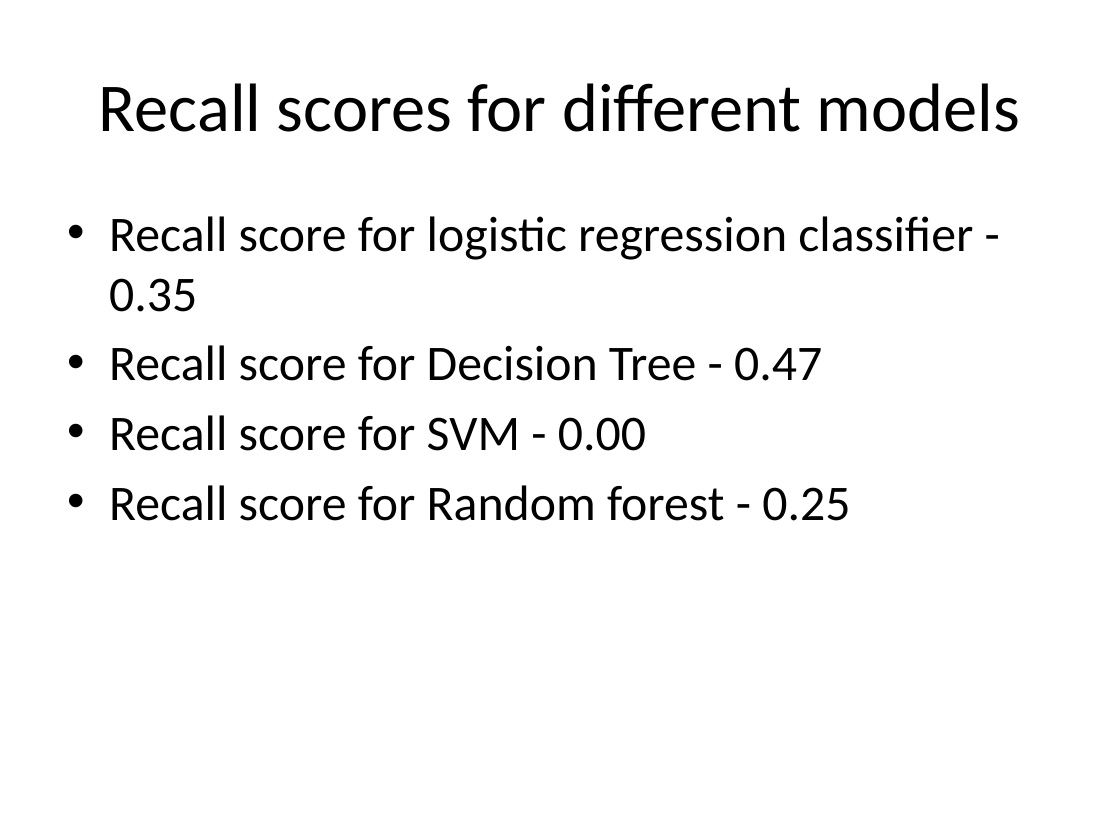
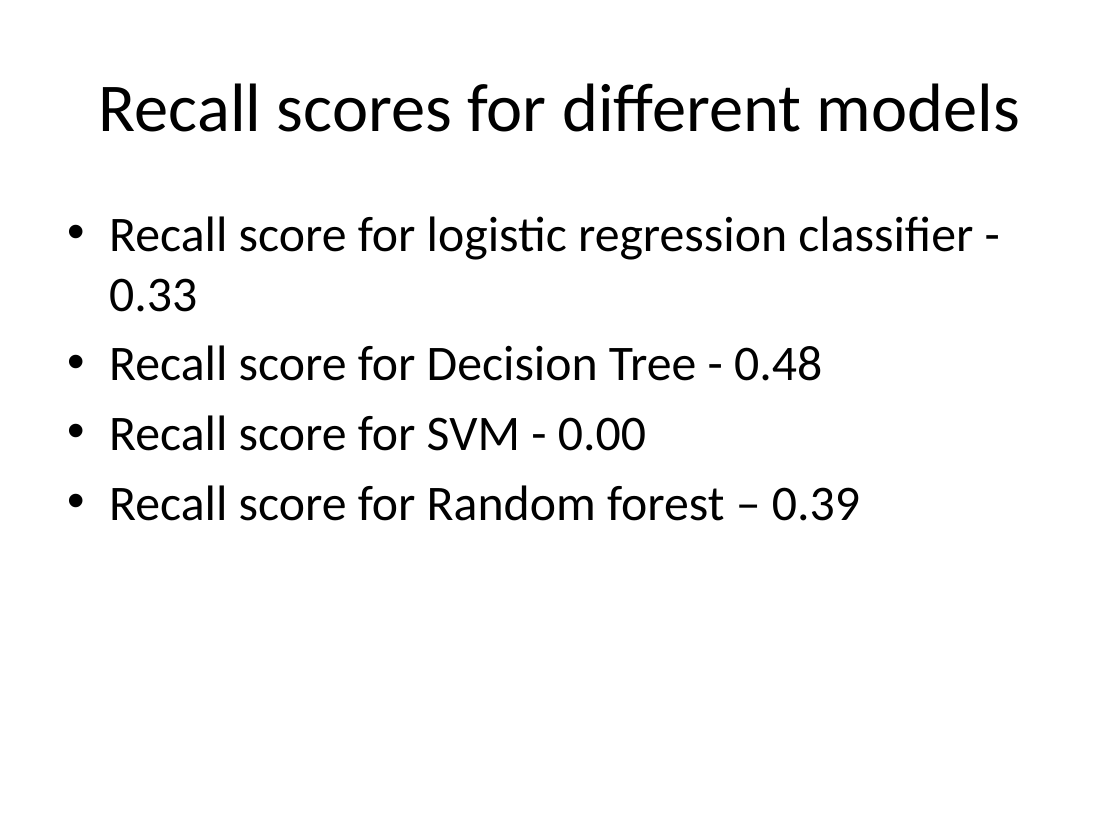
Before and after one commit to SoundaryaViji/capstone_project, a slide deck: slide 7 of FinalPresentation.pptx (slide 6 before the commit). Drawn at 1120x840 pixels with LibreOffice and Linux fonts; fonts in the diff are those of the drawing. Boxes give left, top, right and bottom in pixels: in the first picture for what was removed or moved away, otherwise in the second. Text is boxed around its words. In the diff, an @@ line names an element or a change of style, - is before the commit and + after.

```diff
--- a/FinalPresentation.pptx
+++ b/FinalPresentation.pptx
@@ text at [109, 216, 973, 381]: text changed @@
-• Recall score for logistic regression classifier - 0.35
-• Recall score for Decision Tree - 0.47
+• Recall score for logistic regression classifier - 0.33
+• Recall score for Decision Tree - 0.48
@@ text at [109, 485, 860, 521]: text changed @@
-• Recall score for Random forest - 0.25
+• Recall score for Random forest – 0.39
```
Also in this commit, not shown: 8 other slides changed, 1 slide added, 2 other files.
